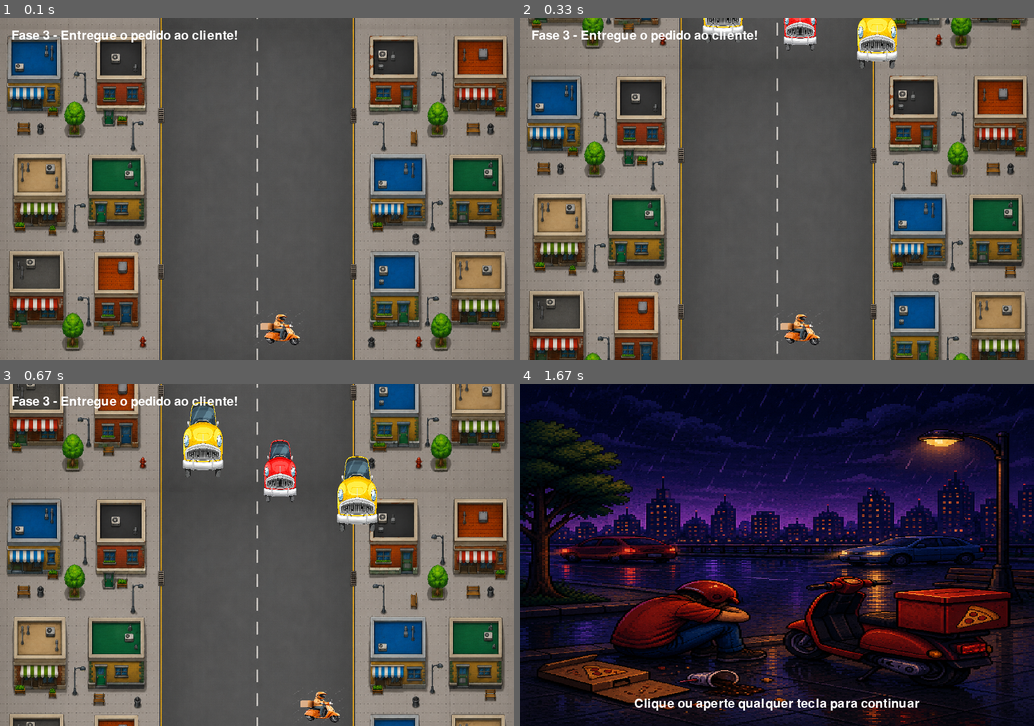
Above: before the commit, frames 1-4 (two rows, left to right).
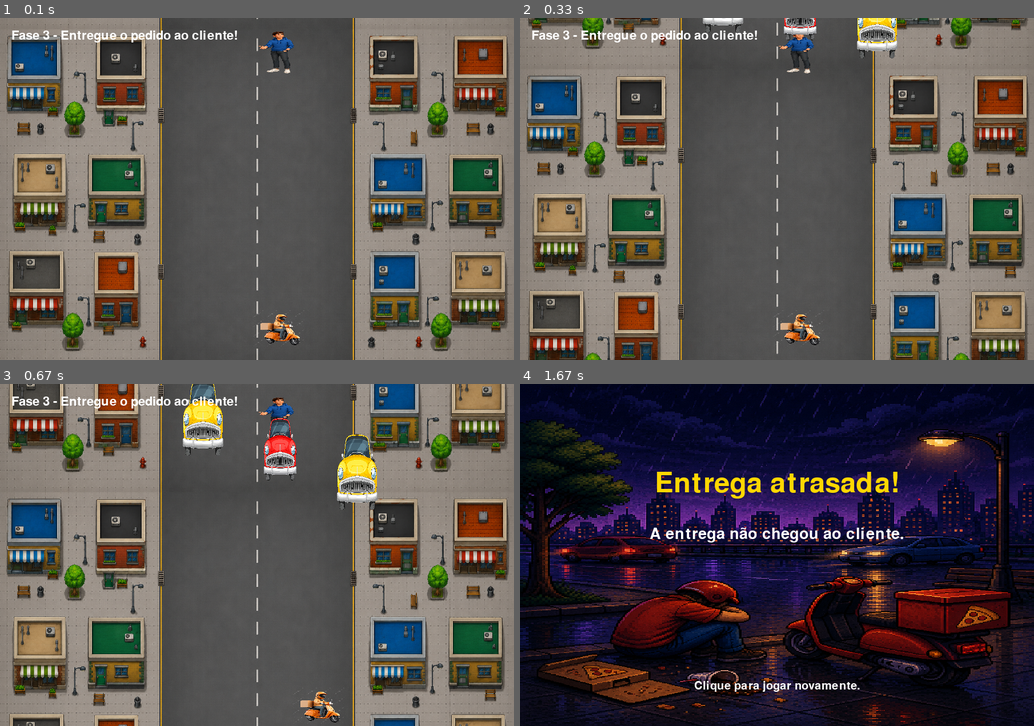
Above: after the commit, the same moments.

Repository: julienyinsper/PygameCERTO
Game: pygame game, started from fase3.py
Two runs of this game, one before a commit and one after it. Both use one fixed random seed, a clock stepped at 60 frames per second and the inputs below.
Inputs:
- Up to frame 1 (0.1 s): no input
- Up to frame 2 (0.33 s): no input
- Up to frame 3 (0.67 s): hold S from 0.33 s (still down); hold Right from 0.33 s (still down)
- Up to frame 4 (1.67 s): release S at 0.8 s; release Right at 0.8 s; hold Right 0.83-1.3 s

The runs differ from the first frame. In frame 1, 0.4% of the frame differs, in the area x 50-58%, y 4-17%; in frame 2, 1.9%; in frame 3, 4.8%, in the area x 35-74%, y 0-44%; in frame 4, 3.1%.

Commit message:
Corrigindo fase 3

Diff:
--- a/fase3.py
+++ b/fase3.py
@@ -1,8 +1,11 @@
-
 import pygame
 import random
 import os
 import sys
+
+from perdeu import perdeu
+from ganhou import ganhou
+
 
 def fase3():
     pygame.init()
@@ -43,10 +46,6 @@
         except:
             return None
 
-    def tocar_som(som):
-        if som is not None:
-            som.play()
-
     # ---------- Imagens ----------
     fundo = carregar_imagem("Rua.png", (LARGURA, ALTURA), alpha=False)
 
@@ -62,12 +61,7 @@
         carregar_imagem("Carro_vermelho.png", (80, 140))
     ]
 
-    tela_ganhou = carregar_imagem("Ganhou.png", (LARGURA, ALTURA), alpha=False)
-    tela_perdeu = carregar_imagem("Perdeu.png", (LARGURA, ALTURA), alpha=False)
-
     # ---------- Sons ----------
-    som_perdeu = carregar_som("Perdeu.mp3")
-    som_ganhou = carregar_som("Ganhou.mp3")
     som_yay = carregar_som("Yay.mp3")
 
     try:
@@ -88,12 +82,9 @@
         ROAD_RIGHT - 55
     ]
 
-    # Velocidade da fase 3:
-    # fase 2 era 10 a 15, então aqui está um pouco mais rápido.
     velocidades_faixas = {}
-
     for lane_x in LANE_XS:
-        velocidades_faixas[lane_x] = random.randint(12, 17)
+        velocidades_faixas[lane_x] = random.randint(10, 15)
 
     DISTANCIA_ENTRE_CARROS = 420
 
@@ -101,12 +92,10 @@
     class Entregador(pygame.sprite.Sprite):
         def __init__(self):
             super().__init__()
-
             self.image = img_entregador
             self.rect = self.image.get_rect()
             self.rect.centerx = ROAD_CENTER
             self.rect.bottom = ALTURA - 20
-
             self.speedx = 0
             self.speedy = 0
             self.mask = pygame.mask.from_surface(self.image)
@@ -117,29 +106,22 @@
 
             if self.rect.left < ROAD_LEFT:
                 self.rect.left = ROAD_LEFT
-
             if self.rect.right > ROAD_RIGHT:
                 self.rect.right = ROAD_RIGHT
-
             if self.rect.top < 0:
                 self.rect.top = 0
-
             if self.rect.bottom > ALTURA:
                 self.rect.bottom = ALTURA
 
     class Carro(pygame.sprite.Sprite):
         def __init__(self, lane_x, posicao_na_faixa):
             super().__init__()
-
             self.lane_x = lane_x
             self.posicao_na_faixa = posicao_na_faixa
-
             self.image = random.choice(imagens_carros)
             self.rect = self.image.get_rect()
             self.mask = pygame.mask.from_surface(self.image)
-
             self.speedy = velocidades_faixas[self.lane_x]
-
             self.rect.centerx = self.lane_x
             self.rect.y = -200 - self.posicao_na_faixa * DISTANCIA_ENTRE_CARROS
 
@@ -147,14 +129,10 @@
             self.image = random.choice(imagens_carros)
             self.rect = self.image.get_rect()
             self.mask = pygame.mask.from_surface(self.image)
-
             self.speedy = velocidades_faixas[self.lane_x]
             self.rect.centerx = self.lane_x
-
-            # Volta bem para cima, mantendo distância.
             self.rect.y = random.randint(-900, -300)
 
-            # Verifica se tem outro carro perto na mesma faixa.
             for outro_carro in grupo_carros:
                 if outro_carro != self and outro_carro.lane_x == self.lane_x:
                     while abs(self.rect.y - outro_carro.rect.y) < DISTANCIA_ENTRE_CARROS:
@@ -162,62 +140,20 @@
 
         def update(self):
             self.rect.y += self.speedy
-
             if self.rect.top > ALTURA:
                 self.reset()
 
     class Cliente(pygame.sprite.Sprite):
         def __init__(self):
             super().__init__()
-
             self.image = img_cliente
             self.rect = self.image.get_rect()
             self.rect.centerx = ROAD_CENTER
-
-            # Quanto mais negativo, mais tempo a fase dura.
-            self.rect.top = -3500
-
-            self.speedy = 3
+            self.rect.top = 20
+            self.mask = pygame.mask.from_surface(self.image)
 
         def update(self):
-            self.rect.y += self.speedy
-
-            if self.rect.top >= 10:
-                self.rect.top = 10
-
-    # ---------- Tela final ----------
-    def mostrar_tela_final(imagem, som=None):
-        pygame.mixer.music.stop()
-        tocar_som(som)
-
-        esperando = True
-
-        while esperando:
-            clock.tick(FPS)
-
-            for event in pygame.event.get():
-                if event.type == pygame.QUIT:
-                    pygame.quit()
-                    sys.exit()
-
-                if event.type == pygame.KEYDOWN or event.type == pygame.MOUSEBUTTONDOWN:
-                    esperando = False
-
-            tela.blit(imagem, (0, 0))
-
-            fonte = pygame.font.SysFont(None, 32)
-            texto = fonte.render(
-                "Clique ou aperte qualquer tecla para continuar",
-                True,
-                (255, 255, 255)
-            )
-
-            tela.blit(
-                texto,
-                (LARGURA // 2 - texto.get_width() // 2, ALTURA - 50)
-            )
-
-            pygame.display.update()
+            pass
 
     # ---------- Grupos ----------
     todos_sprites = pygame.sprite.Group()
@@ -229,7 +165,6 @@
     todos_sprites.add(jogador)
     todos_sprites.add(cliente)
 
-    # Dois carros por faixa, mas espaçados.
     for lane_x in LANE_XS:
         for posicao in range(2):
             carro = Carro(lane_x, posicao)
@@ -238,8 +173,6 @@
 
     # ---------- Loop principal ----------
     rodando = True
-    ganhou = False
-    perdeu = False
 
     while rodando:
         clock.tick(FPS)
@@ -256,37 +189,44 @@
 
         if teclas[pygame.K_LEFT] or teclas[pygame.K_a]:
             jogador.speedx = -7
-
         if teclas[pygame.K_RIGHT] or teclas[pygame.K_d]:
             jogador.speedx = 7
-
         if teclas[pygame.K_UP] or teclas[pygame.K_w]:
             jogador.speedy = -7
-
         if teclas[pygame.K_DOWN] or teclas[pygame.K_s]:
             jogador.speedy = 7
 
         todos_sprites.update()
 
-        # Movimento da rua
+        # Movimento do fundo
         fundo_y += velocidade_fundo
-
         if fundo_y >= ALTURA:
             fundo_y = 0
 
-        # Colisão com carros
+        # Colisão com carros = perdeu
         if pygame.sprite.spritecollide(jogador, grupo_carros, False, pygame.sprite.collide_mask):
-            perdeu = True
-            rodando = False
-            continue
-
-        # Vitória ao encostar no cliente
+            try:
+                pygame.mixer.music.stop()
+            except:
+                pass
+
+            perdeu()
+            return
+
+        # Encostou no cliente = ganhou
         if jogador.rect.colliderect(cliente.rect):
-            ganhou = True
-            rodando = False
-            continue
-
-        # Desenho do fundo em movimento
+            try:
+                pygame.mixer.music.stop()
+            except:
+                pass
+
+            if som_yay is not None:
+                som_yay.play()
+
+            ganhou()
+            return
+
+        # Desenho
         tela.blit(fundo, (0, fundo_y))
         tela.blit(fundo, (0, fundo_y - ALTURA))
 
@@ -302,14 +242,6 @@
 
         pygame.display.update()
 
-    if perdeu:
-        mostrar_tela_final(tela_perdeu, som_perdeu)
-        fase3()
-
-    elif ganhou:
-        tocar_som(som_yay)
-        mostrar_tela_final(tela_ganhou, som_ganhou)
-
     pygame.quit()
 
 
